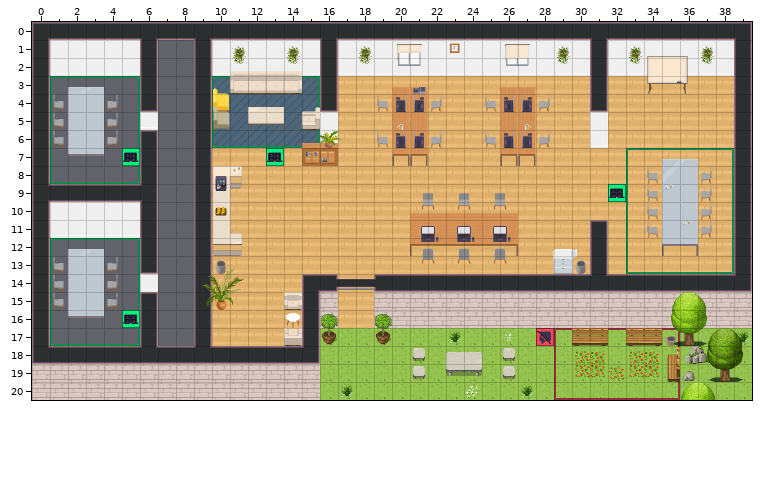
Two versions of a level (Tiled map (JSON), office.tmj). Above, as it was before the edit.
Cells are 32x32 px. Shown: x 0..39, y 0..20.
New version:
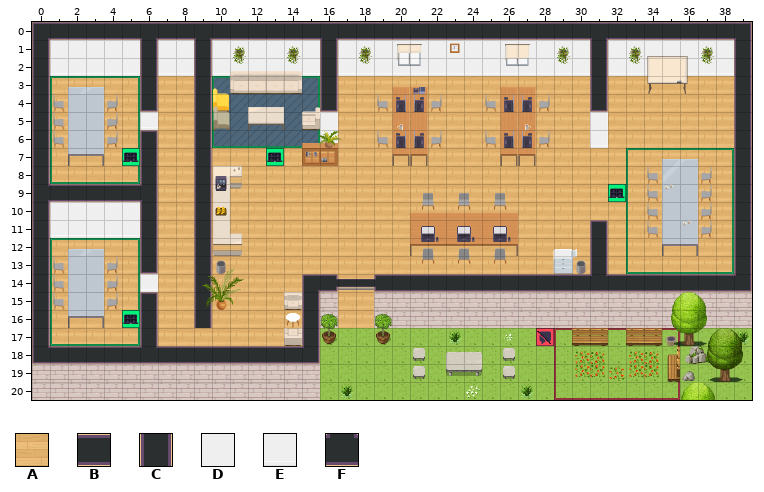
Key: from "Chunk 1": A 2, B 24, C 27, D 28, E 29, F 38.
_ is an empty cell, . an unchanged one.
The edit:
--- layer "floor/floor1"
@@ x 1..8 @@
- 3 _____.__
- 4 _..__.__
- 5 _..__.__
- 6 _..__.__
- 7 ____..__
- 8 _____.__
- 9 ......__
-10 ......__
-11 ......__
-12 _____.__
-13 _..__.__
-14 _..__.__
-15 _..__.__
-16 ____..__
-17 _____.__
+ 3 AAAAA.AA
+ 4 A..AA.AA
+ 5 A..AA.AA
+ 6 A..AA.AA
+ 7 AAAA..AA
+ 8 AAAAA.AA
+ 9 ......AA
+10 ......AA
+11 ......AA
+12 AAAAA.AA
+13 A..AA.AA
+14 A..AA.AA
+15 A..AA.AA
+16 AAAA..AA
+17 AAAAA.AA
--- layer "walls/walls1"
@@ x 7..8 @@
- 1 __
- 2 __
+ 1 DD
+ 2 EE
@@ x 9..9 @@
-17 C
-18 F
+17 _
+18 B
Pixel boxes of the changes (left, top, right, bottom) in both pictures:
changed: (158, 40, 212, 348)
added: (52, 78, 140, 182)
added: (52, 240, 140, 344)
